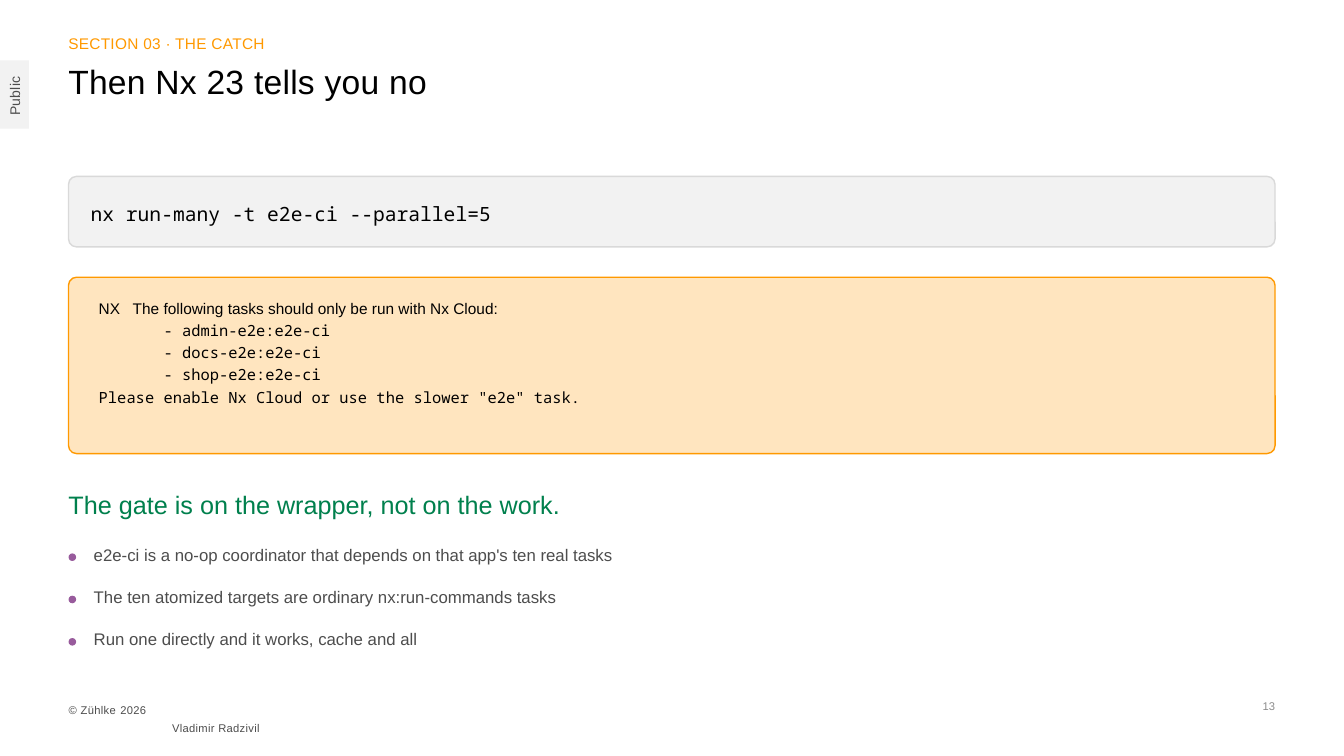
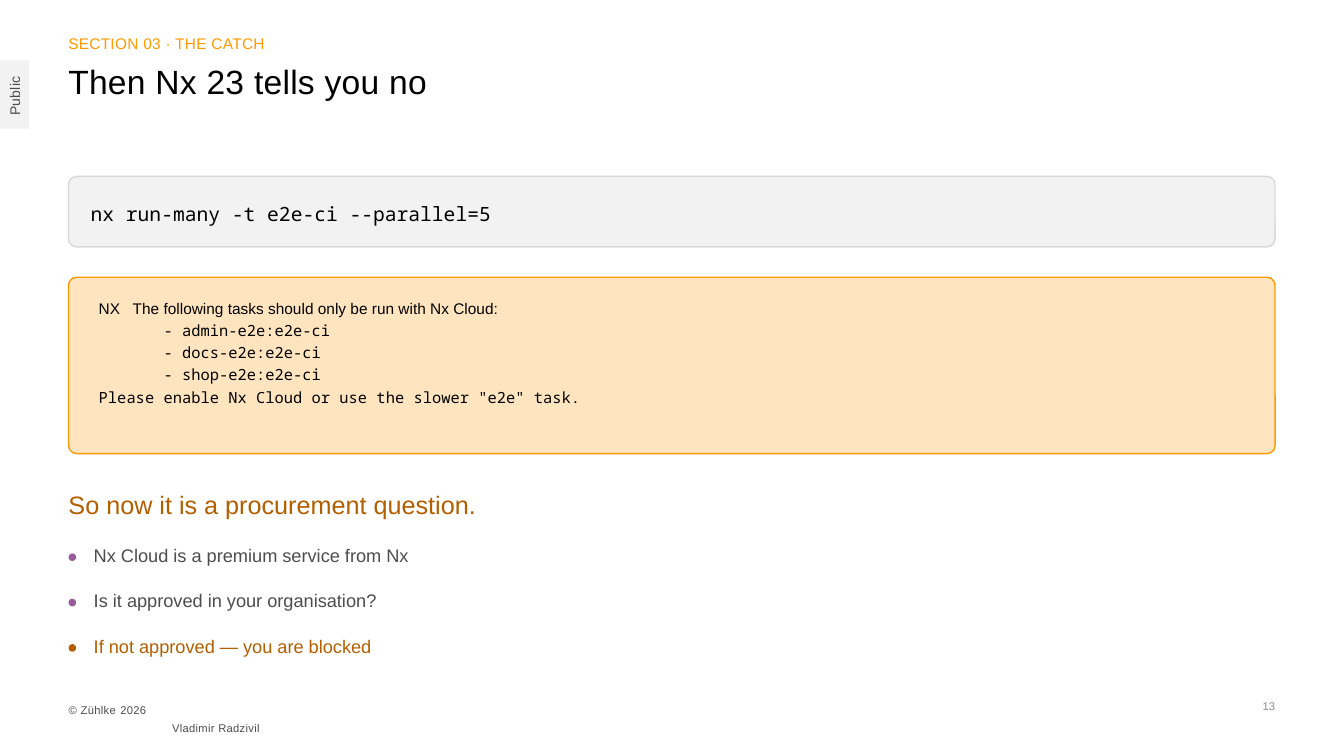
Before and after one commit to radzivil/nx-scaling-e2e-tests-with-atomizer, a slide deck: slide 13 of talk/Scaling-E2E-Tests-with-Nx-Zuhlke.pptx. Drawn at 1344x756 pixels with LibreOffice and Linux fonts; fonts in the diff are those of the drawing. Boxes give left, top, right and bottom in pixels: in the first picture for what was removed or moved away, otherwise in the second. Text is boxed around its words. In the diff, an @@ line names an element or a change of style, - is before the commit and + after.

Commit message:
Make the Nx Cloud gate a procurement problem, not a technical one
The bullets now escalate: Nx Cloud is paid, is it approved where you work, and
if not you are simply blocked. For a lot of the room that is the real obstacle.

The heading had to change with them. "The gate is on the wrapper, not on the
work" says you are not blocked, which directly contradicts the new third
bullet. That technical point is not lost — the next slide already opens with
"the wrapper is gated, the leaves are not" and then walks around it.

```diff
--- a/talk/Scaling-E2E-Tests-with-Nx-Zuhlke.pptx
+++ b/talk/Scaling-E2E-Tests-with-Nx-Zuhlke.pptx
@@ text at bbox=[68, 495, 476, 519]: text changed; text colour #00804D to #B35F00 @@
-The gate is on the wrapper, not on the work.
+So now it is a procurement question.
@@ text at bbox=[94, 549, 408, 566]: text changed; size 12 to 13 pt @@
-e2e-ci is a no-op coordinator that depends on that app's ten real tasks
+Nx Cloud is a premium service from Nx
@@ text at bbox=[94, 594, 376, 611]: text changed; size 12 to 13 pt @@
-The ten atomized targets are ordinary nx:run-commands tasks
+Is it approved in your organisation?
@@ ellipse: place and size @@
-ellipse at bbox=[69, 638, 76, 645]
+ellipse at bbox=[69, 644, 76, 651]
@@ ellipse at bbox=[69, 644, 76, 651]: fill #985B9C to #B35F00 @@
@@ text at bbox=[94, 639, 372, 657]: text changed; size 12 to 13 pt; text colour #4D4D4D to #B35F00 @@
-Run one directly and it works, cache and all
+If not approved — you are blocked
```
Also in this commit, not shown: 3 other files.
